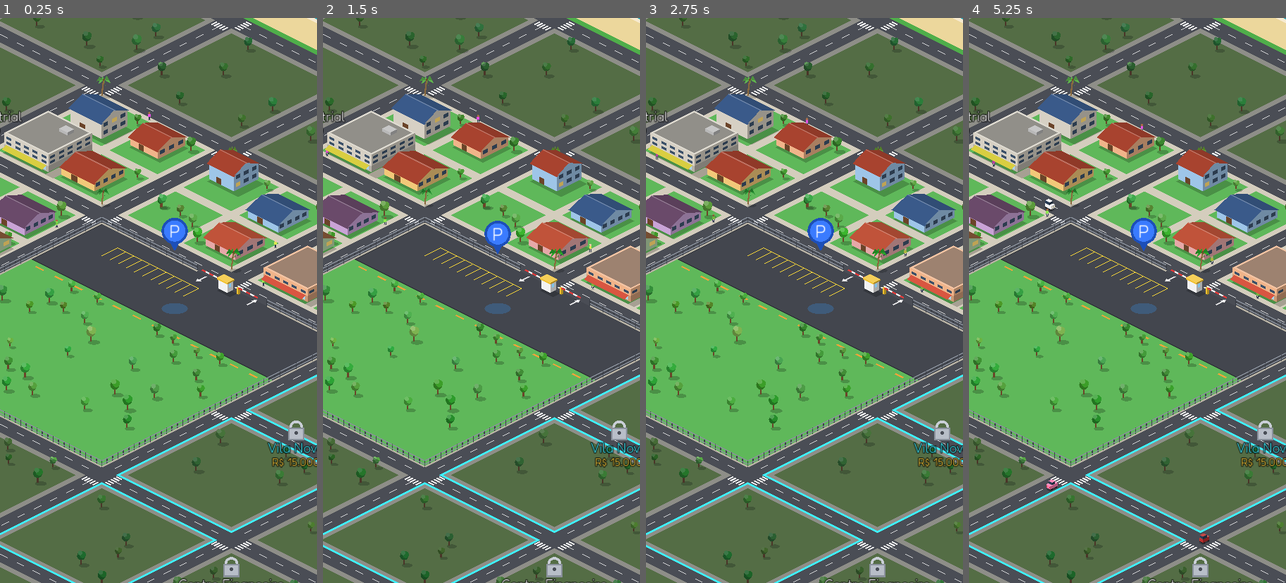
Above: before the commit, frames 1-4 (left to right).
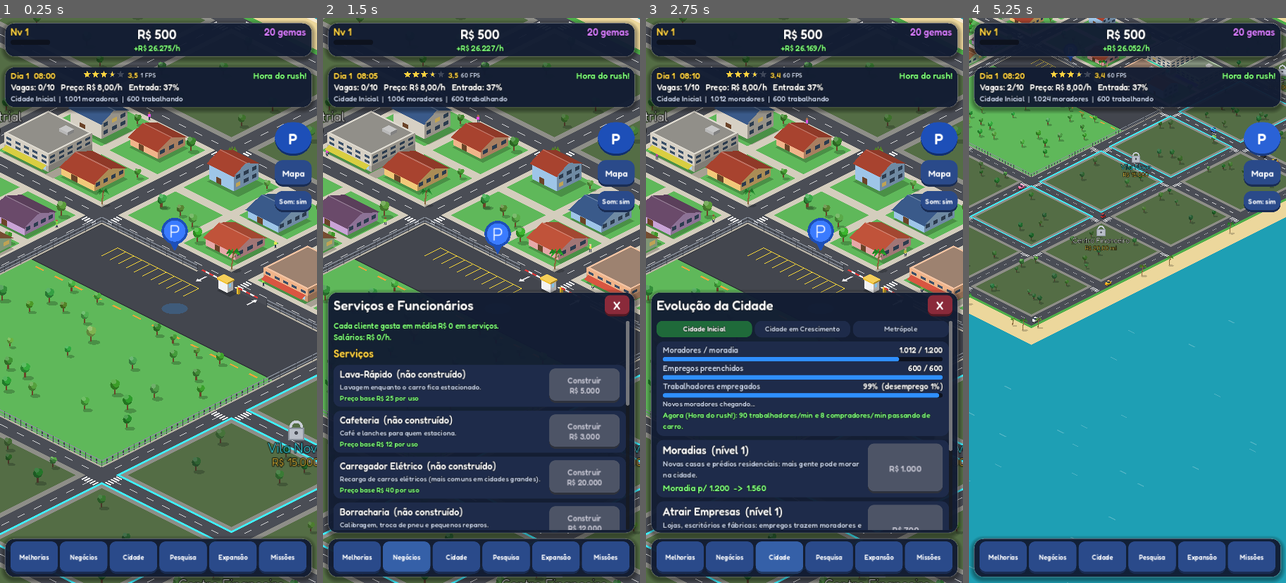
Above: after the commit, the same moments.

Repository: gtvmoura/gamess
Game: Godot game, scene res://scenes/main.tscn
The game is run twice, just before and just after one commit, with the same random seed, the same clock (stepped at 60 frames per second) and the same inputs.
Inputs (mouse positions are in pixels of both pictures, inside the frame that each line leads up to):
- Up to frame 1 (0.25 s): no input
- Up to frame 2 (1.5 s): click (357, 560) at 0.5 s, where only the run after the commit has a clickable "Melhorias"; click (405, 560) at 1.25 s, where only the run after the commit has a clickable "Negócios"
- Up to frame 3 (2.75 s): click (779, 560) at 2 s, where only the run after the commit has a clickable "Cidade"
- Up to frame 4 (5.25 s): click (1152, 560) at 2.75 s, where only the run after the commit has a clickable "Pesquisa"; click (1200, 560) at 3.5 s, where only the run after the commit has a clickable "Expansão"; click (1251, 560) at 4.25 s, where only the run after the commit has a clickable "Missões"; click (1260, 136) at 5 s, where only the run after the commit has a clickable "P"

The runs differ from the first frame. In frame 1, 22% of the frame differs, in the area x 0-100%, y 0-100%; in frame 2, 64%; in frame 3, 64%; in frame 4, 96%.
Error before the commit: Parse Error: Cannot call non-static function "name_to_tag()" on the class "TextServer" directly. Make an instance instead. (res://scripts/ui.gd:117)

Commit message:
Corrige fonte (name_to_tag via TextServer) e teste de conquista
Co-Authored-By: Claude Opus 5.5 <noreply@anthropic.com>
Claude-Session: https://claude.ai/code/session_01MiRi1d4oFeeXUf8TJouCqA

Diff:
--- a/estacionamento-tycoon/scripts/ui.gd
+++ b/estacionamento-tycoon/scripts/ui.gd
@@ -114,7 +114,7 @@
 	if font_file != null:
 		var fv := FontVariation.new()
 		fv.base_font = font_file
-		fv.variation_opentype = {TextServer.name_to_tag("wght"): 560}
+		fv.variation_opentype = {TextServerManager.get_primary_interface().name_to_tag("wght"): 560}
 		t.default_font = fv
 	t.default_font_size = 24
 	t.set_color("font_color", "Label", Color.WHITE)
--- a/estacionamento-tycoon/tests/run_tests.gd
+++ b/estacionamento-tycoon/tests/run_tests.gd
@@ -15,7 +15,7 @@
 
 func _initialize() -> void:
 	print("== Testes Estacionamento Tycoon ==")
-	for path in ["res://scripts/game_state.gd", "res://scripts/car.gd"]:
+	for path in ["res://scripts/game_state.gd", "res://scripts/car.gd", "res://scripts/iso.gd", "res://scripts/batch.gd", "res://scripts/prop.gd", "res://scripts/walker.gd", "res://scripts/camera.gd"]:
 		var s = load(path)
 		check(s != null and s.can_instantiate(), "script compila: " + path)
 
@@ -125,6 +125,7 @@
 	g.rating = 1.0
 	check(g.enter_chance() < ch5, "avaliação baixa reduz a entrada")
 	g.rating = 3.5
+	g.total_cars = maxi(g.total_cars, 1)
 	g.check_achievements()
 	check(g.achievements.has("first"), "conquista do primeiro cliente")
 	var gems_a: int = g.gems
